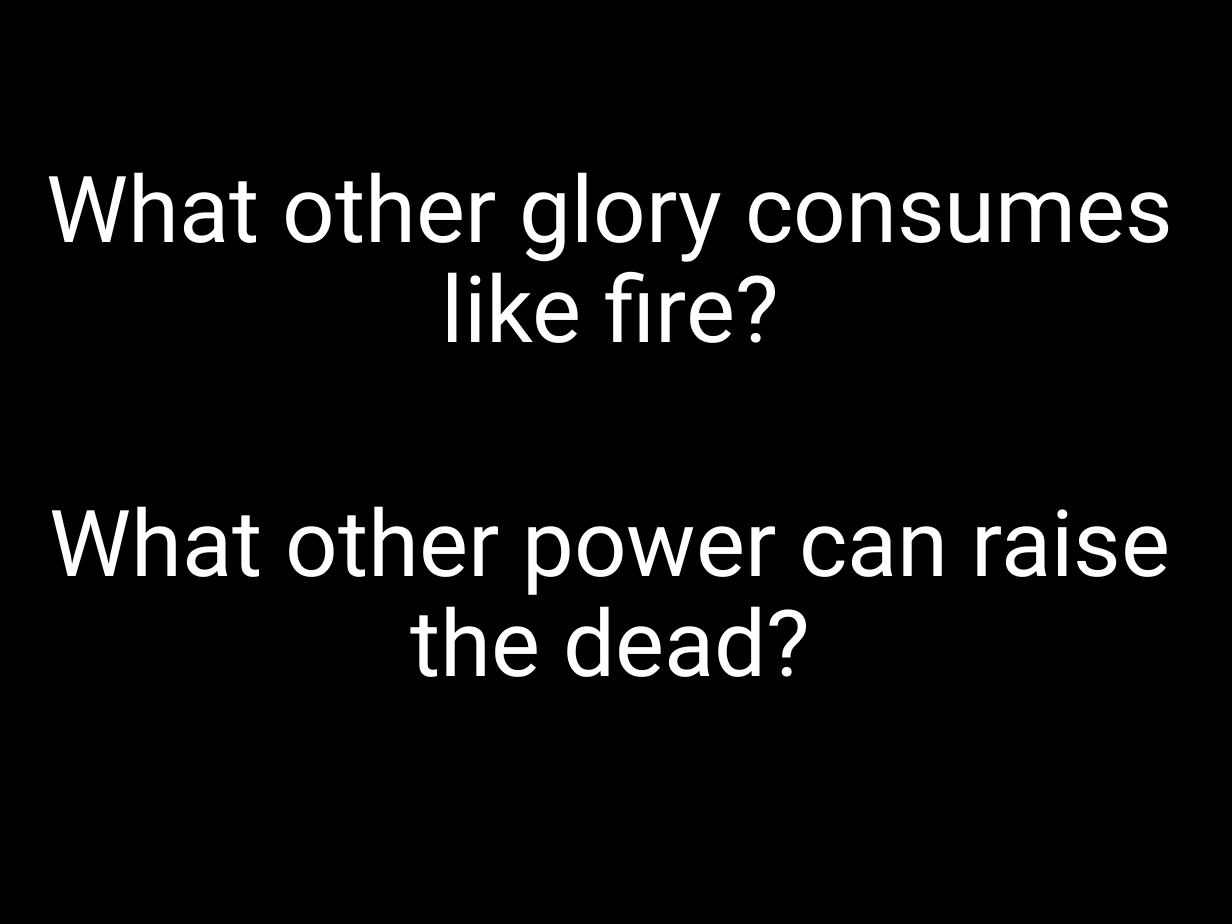
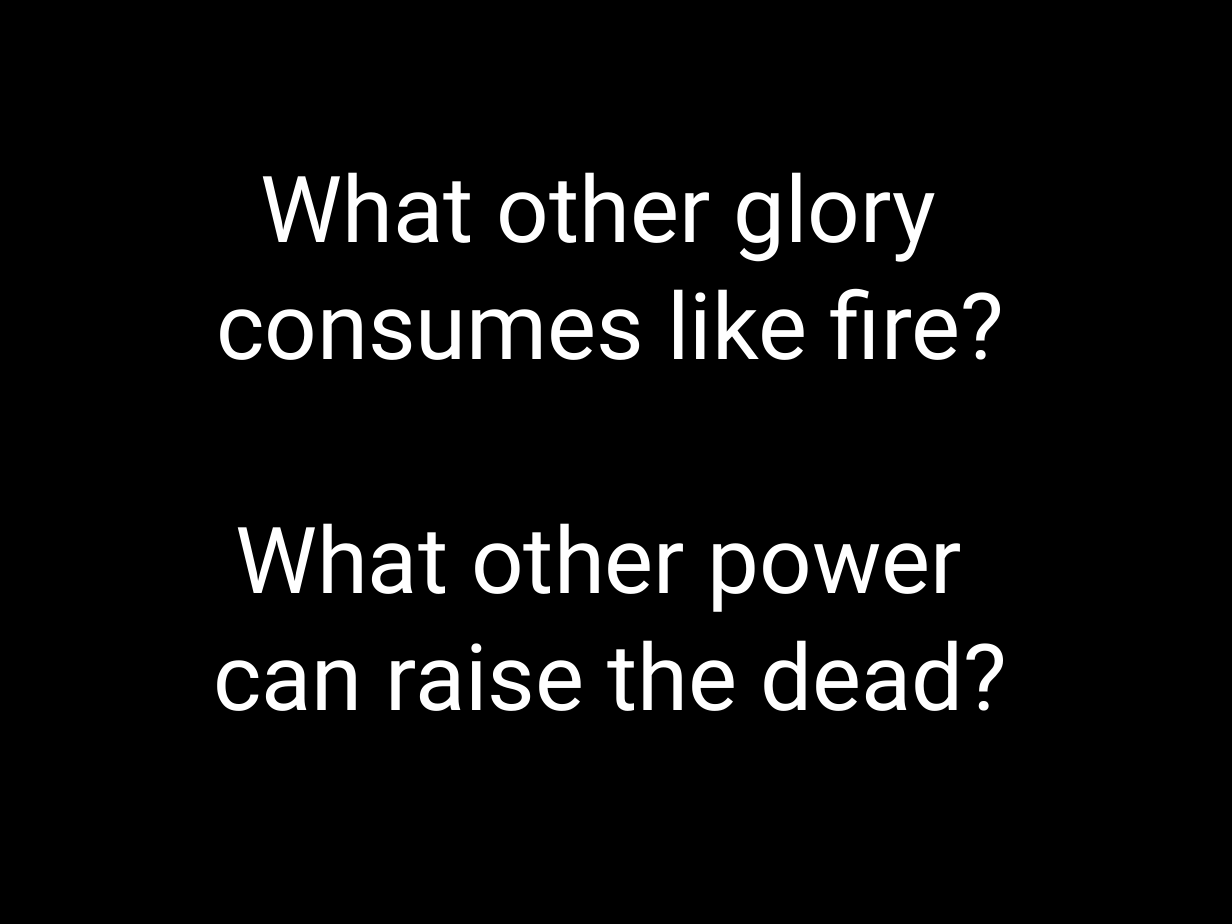
Before and after one commit to kendall412/worship, a slide deck: slide 8 of Only a Holy God.pptx. Drawn at 1232x924 pixels with LibreOffice and Linux fonts; fonts in the diff are those of the drawing. Boxes give left, top, right and bottom in pixels: in the first picture for what was removed or moved away, otherwise in the second. Text is boxed around its words. In the diff, an @@ line names an element or a change of style, - is before the commit and + after.

```diff
--- a/Only a Holy God.pptx
+++ b/Only a Holy God.pptx
@@ subtitle at [213,172,1007,711]: text changed @@
-What other glory consumes like fire?
-What other power can raise the dead?
+What other glory
+consumes like fire?
+What other power
+can raise the dead?
```
Also in this commit, not shown: 4 other slides changed, 2 slides added, 11 other files.
